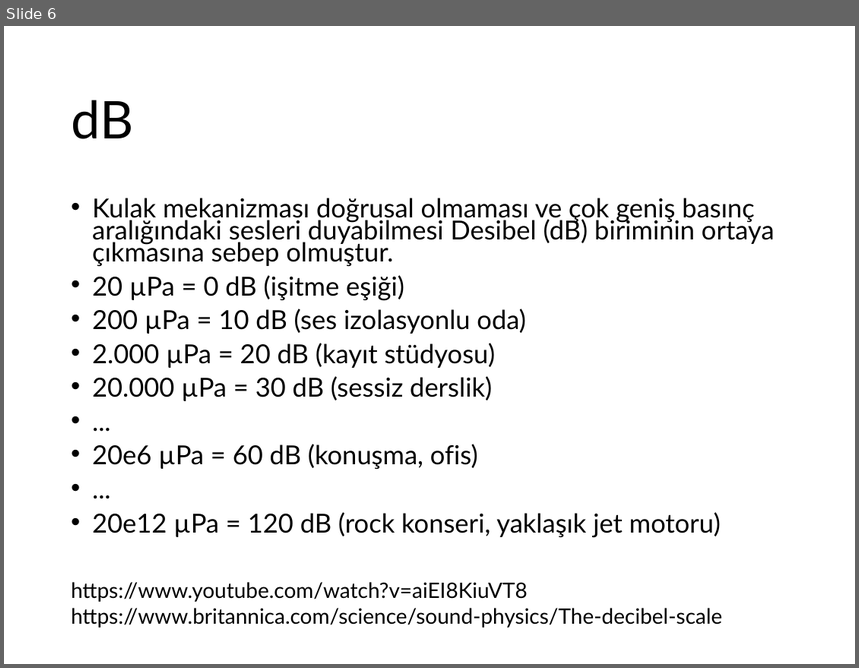
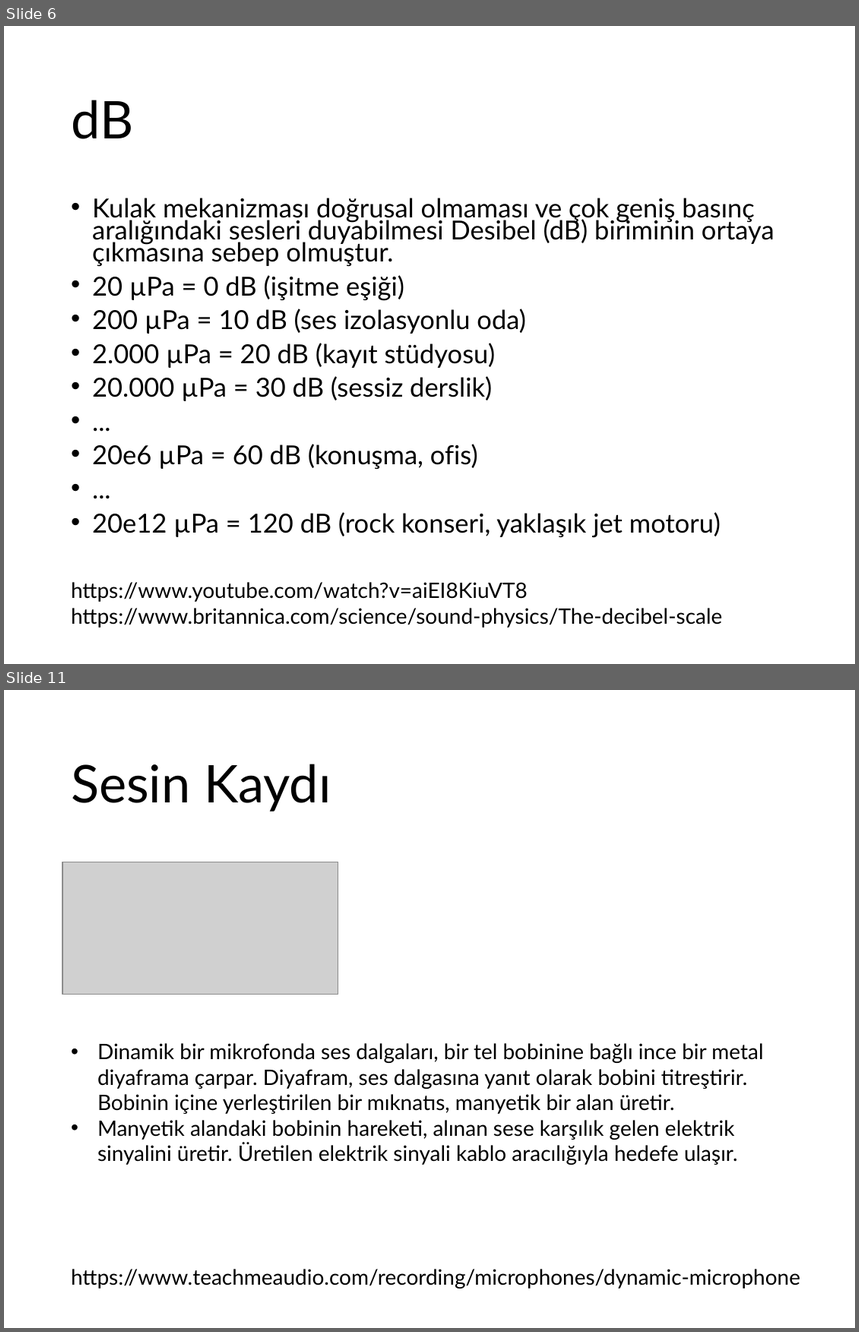
Before and after one commit to ihpar/ssi, a slide deck: slides/Slide_0.pptx. Shown one above the other, each under a label of ours: slide 6 before the commit, slides 6 and 11 after it; the slides between them are not shown. The pictures are 859x668 and 859x1332 pixels, drawn with LibreOffice and Linux fonts; fonts in the diff are those of the drawing; grey boxes stand for pictures. Boxes give left, top, right and bottom in pixels: in the first picture for what was removed or moved away, otherwise in the second. Text is boxed around its words. In the diff, an @@ line names an element or a change of style, - is before the commit and + after.

```diff
--- a/slides/Slide_0.pptx
+++ b/slides/Slide_0.pptx
@@ slide 11 added at [4,690,855,1328], background #FFFFFF @@
@@ title added at [71,764,332,812], 44 pt, text #000000 @@
+Sesin Kaydı
@@ picture added at [63,862,338,995] @@
@@ text added at [97,1043,763,1165], 18 pt, text #000000 @@
+• Dinamik bir mikrofonda ses dalgaları, bir tel bobinine bağlı ince bir metal diyaframa çarpar. Diyafram, ses dalgasına yanıt olarak bobini titreştirir. Bobinin içine yerleştirilen bir mıknatıs, manyetik bir alan üretir.
+• Manyetik alandaki bobinin hareketi, alınan sese karşılık gelen elektrik sinyalini üretir. Üretilen elektrik sinyali kablo aracılığıyla hedefe ulaşır.
@@ text added at [71,1269,800,1289], 18 pt, text #000000 @@
+https://www.teachmeaudio.com/recording/microphones/dynamic-microphone
```
Also in this commit, not shown: 9 other slides added.
